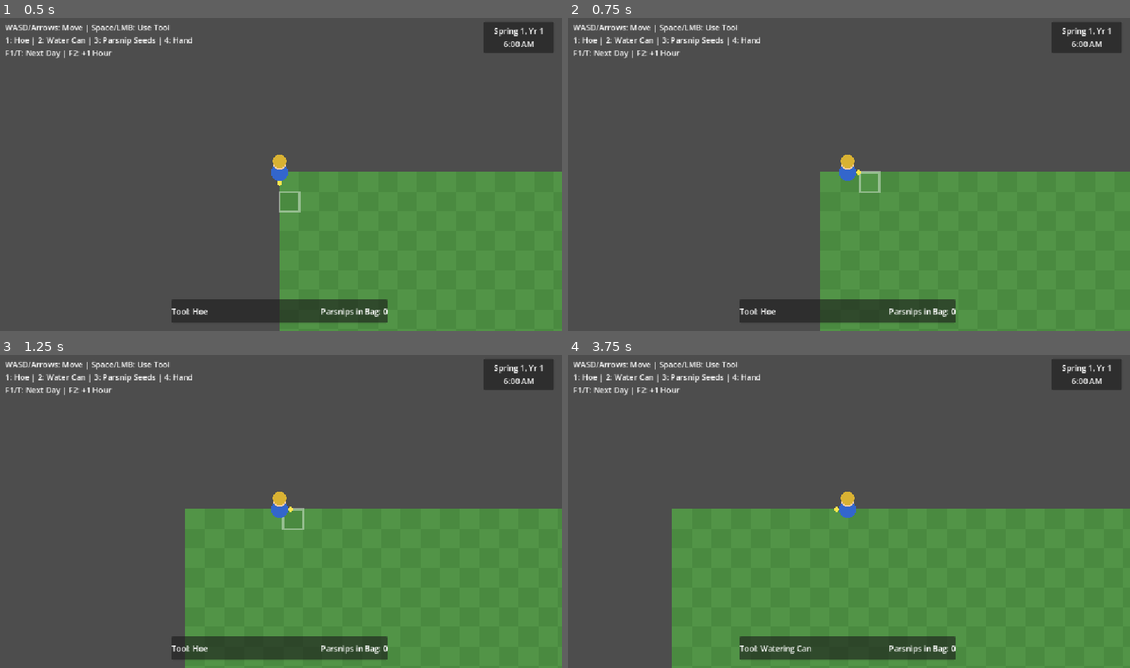
Above: before the commit, frames 1-4 (two rows, left to right).
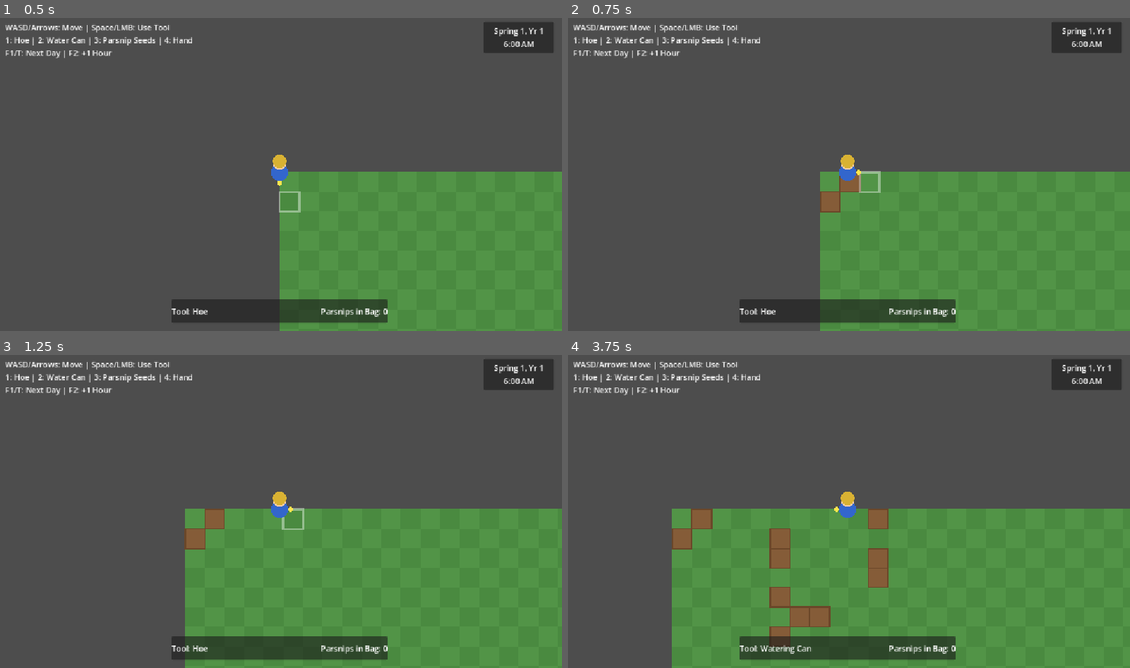
Above: after the commit, the same moments.

Repository: Hysm25/ReSDV
Game: Godot game, scene res://src/main.tscn
The game is run twice, just before and just after one commit, with the same random seed, the same clock (stepped at 60 frames per second) and the same inputs.
Inputs (mouse positions are in pixels of both pictures, inside the frame that each line leads up to):
- Up to frame 1 (0.5 s): no input
- Up to frame 2 (0.75 s): tap Enter (ui_accept) at 0.5 s; move the mouse to (972, 155) at 0.52 s; hold D from 0.53 s (still down); hold Enter (ui_accept) from 0.53 s (still down); tap Space at 0.6 s; click (972, 155) at 0.67 s
- Up to frame 3 (1.25 s): keep holding D; keep holding Enter (ui_accept)
- Up to frame 4 (3.75 s): move the mouse to (736, 524) at 1.27 s; release D at 1.28 s; release Enter (ui_accept) at 1.28 s; hold S 1.28-2.03 s; tap Enter (ui_accept) at 1.35, 1.52, 1.82, 3.02, 3.32 s; click (736, 524) at 1.42 s; tap Space at 1.55, 2.1, 3.05 s; move the mouse to (905, 439) at 2.02 s; hold D 2.03-2.78 s; hold Enter (ui_accept) 2.03-2.78 s; click (905, 439) at 2.17 s; move the mouse to (820, 574) at 2.77 s; hold W 2.78-3.53 s; tap 1 at 2.85 s; click (820, 574) at 2.92 s; move the mouse to (1017, 558) at 3.52 s; hold A from 3.53 s (still down); hold Enter (ui_accept) from 3.53 s (still down); tap 2 at 3.6 s; click (1017, 558) at 3.67 s

Frame 1 is identical in both runs. In frame 2, 0.4% of the frame differs, in the area x 44-53%, y 49-63%; in frame 3, 0.5%; in frame 4, 2.6%, in the area x 18-58%, y 49-94%.

Commit message:
feat(world): implement LocationManager, bidirectional warps, and state persistence

Diff:
--- a/src/core/event_bus.gd
+++ b/src/core/event_bus.gd
@@ -26,7 +26,7 @@
 signal player_energy_changed(new_energy: float, max_energy: float)
 signal player_health_changed(new_health: float, max_health: float)
 signal money_changed(new_amount: int, delta: int)
-signal location_changed(new_location_name: StringName)
+signal location_changed(from_map: StringName, to_map: StringName, target_cell: Vector2i)
 
 # Content Registry & Data Ingestion
 signal content_registered(category: StringName, id: StringName)
--- a/src/entities/player/player.gd
+++ b/src/entities/player/player.gd
@@ -16,6 +16,7 @@
 @export var farm_grid: FarmGrid = null
 @export var crop_manager: CropManager = null
 @export var map_loader: MapLoader = null
+@export var location_manager: LocationManager = null
 @export var default_spawn_cell: Vector2i = Vector2i(64, 15)
 
 var active_tool: ToolType = ToolType.HOE
@@ -27,7 +28,14 @@
 var harvest_bag: Dictionary[StringName, int] = {}
 
 func _ready() -> void:
-	if map_loader != null:
+	if location_manager != null:
+		location_manager.player = self
+		# If location_manager already initialized, align with it
+		var cur_loader: MapLoader = location_manager.get_current_map_loader()
+		if cur_loader != null:
+			map_loader = cur_loader
+			_apply_map_setup()
+	elif map_loader != null:
 		if map_loader.map_size != Vector2i.ZERO:
 			_apply_map_setup()
 		else:
@@ -37,19 +45,47 @@
 	queue_redraw()
 
 func _apply_map_setup() -> void:
-	if map_loader == null:
+	var active_loader: MapLoader = location_manager.get_current_map_loader() if location_manager != null else map_loader
+	if active_loader == null:
 		return
-	global_position = map_loader.cell_to_center_world(default_spawn_cell)
 	var cam: Camera2D = get_node_or_null("Camera2D") as Camera2D
-	if cam != null and map_loader.map_size != Vector2i.ZERO:
+	if cam == null:
+		for child: Node in get_children():
+			if child is Camera2D:
+				cam = child as Camera2D
+				break
+	if cam != null and active_loader.map_size != Vector2i.ZERO:
 		cam.limit_left = 0
 		cam.limit_top = 0
-		cam.limit_right = map_loader.map_size.x * map_loader.tile_size.x
-		cam.limit_bottom = map_loader.map_size.y * map_loader.tile_size.y
+		cam.limit_right = active_loader.map_size.x * active_loader.tile_size.x
+		cam.limit_bottom = active_loader.map_size.y * active_loader.tile_size.y
 
 func _physics_process(_delta: float) -> void:
 	_handle_movement()
 	_update_target_cell()
+	_check_warps()
+
+func _check_warps() -> void:
+	if location_manager == null:
+		return
+	var active_loader: MapLoader = location_manager.get_current_map_loader()
+	if active_loader == null:
+		return
+	var cur_cell: Vector2i = active_loader.world_to_cell(global_position)
+	var is_moving: bool = velocity.length_squared() > 1.0
+	location_manager.check_and_trigger_warp(cur_cell, facing_direction if is_moving else Vector2i.ZERO)
+
+func _update_target_cell() -> void:
+	var active_loader: MapLoader = location_manager.get_current_map_loader() if location_manager != null else map_loader
+	var current_cell: Vector2i = Vector2i.ZERO
+	if active_loader != null:
+		current_cell = active_loader.world_to_cell(global_position)
+	elif farm_grid != null:
+		current_cell = farm_grid.world_to_cell(global_position)
+
+	target_cell = current_cell + facing_direction
+	if farm_grid != null and farm_grid.visible:
+		farm_grid.set_highlight_cell(target_cell)
 
 func _unhandled_input(event: InputEvent) -> void:
 	# Tool selection via 1-4 keys
@@ -98,14 +134,6 @@
 
 	move_and_slide()
 
-func _update_target_cell() -> void:
-	if farm_grid == null:
-		return
-
-	var current_cell: Vector2i = farm_grid.world_to_cell(global_position)
-	target_cell = current_cell + facing_direction
-	farm_grid.set_highlight_cell(target_cell)
-
 func _set_tool(tool_type: ToolType) -> void:
 	active_tool = tool_type
 	var tool_name: String = get_active_tool_name()
@@ -126,7 +154,9 @@
 	return "None"
 
 func use_active_tool() -> bool:
-	if farm_grid == null:
+	if farm_grid == null or not farm_grid.visible:
+		return false
+	if location_manager != null and location_manager.current_location_id != &"Farm":
 		return false
 
 	var cell: Vector2i = target_cell
--- a/src/main.gd
+++ b/src/main.gd
@@ -2,7 +2,7 @@
 
 const GOGImporter = preload("res://src/importer/gog_importer.gd")
 
-@onready var map_loader: MapLoader = $MapLoader
+@onready var location_manager: LocationManager = $LocationManager
 @onready var farm_grid: FarmGrid = $FarmGrid
 @onready var crop_manager: CropManager = $CropManager
 @onready var player: Player = $Player
@@ -21,8 +21,8 @@
 	else:
 		print("[Main] Vanilla data detected and ready.")
 
-	if map_loader != null and map_loader.layers.is_empty():
-		map_loader.load_map()
+	if location_manager != null and location_manager.locations.is_empty():
+		location_manager.initialize_locations()
 
 	# Connect Player and HUD events
 	if player != null and hud != null:
--- a/src/main.tscn
+++ b/src/main.tscn
@@ -2,7 +2,7 @@
 
 [ext_resource type="Script" path="res://src/main.gd" id="1_main"]
 [ext_resource type="Script" path="res://src/systems/time/time_manager.gd" id="2_time_manager"]
-[ext_resource type="Script" path="res://src/systems/world/map_loader.gd" id="3_map_loader"]
+[ext_resource type="Script" path="res://src/systems/world/location_manager.gd" id="3_location_manager"]
 [ext_resource type="Script" path="res://src/systems/world/farm_grid.gd" id="4_farm_grid"]
 [ext_resource type="Script" path="res://src/systems/farming/crop_manager.gd" id="5_crop_manager"]
 [ext_resource type="PackedScene" path="res://src/entities/player/player.tscn" id="6_player"]
@@ -14,21 +14,23 @@
 [node name="TimeManager" type="Node" parent="."]
 script = ExtResource("2_time_manager")
 
-[node name="MapLoader" type="Node2D" parent="."]
-script = ExtResource("3_map_loader")
+[node name="LocationManager" type="Node2D" parent="." node_paths=PackedStringArray("player", "farm_grid", "crop_manager")]
+script = ExtResource("3_location_manager")
+player = NodePath("../Player")
+farm_grid = NodePath("../FarmGrid")
+crop_manager = NodePath("../CropManager")
 
-[node name="FarmGrid" type="Node2D" parent="." node_paths=PackedStringArray("map_loader")]
+[node name="FarmGrid" type="Node2D" parent="."]
 script = ExtResource("4_farm_grid")
-map_loader = NodePath("../MapLoader")
 
 [node name="CropManager" type="Node2D" parent="." node_paths=PackedStringArray("farm_grid")]
 script = ExtResource("5_crop_manager")
 farm_grid = NodePath("../FarmGrid")
 
-[node name="Player" parent="." node_paths=PackedStringArray("farm_grid", "crop_manager", "map_loader") instance=ExtResource("6_player")]
+[node name="Player" parent="." node_paths=PackedStringArray("farm_grid", "crop_manager", "location_manager") instance=ExtResource("6_player")]
 farm_grid = NodePath("../FarmGrid")
 crop_manager = NodePath("../CropManager")
-map_loader = NodePath("../MapLoader")
+location_manager = NodePath("../LocationManager")
 
 [node name="Camera2D" type="Camera2D" parent="Player"]
 zoom = Vector2(2.5, 2.5)
--- /dev/null
+++ b/src/systems/world/location_manager.gd
@@ -0,0 +1,219 @@
+class_name LocationManager
+extends Node2D
+
+## Manages game locations, active map rendering, physics collisions,
+## and seamless warp transitions between locations (e.g., Farm <-> FarmHouse).
+
+signal warp_started(from_map: StringName, to_map: StringName, target_cell: Vector2i)
+signal warp_completed(from_map: StringName, to_map: StringName, target_cell: Vector2i)
+
+const DEFAULT_MAP_PATHS: Dictionary[StringName, String] = {
+	&"Farm": "user://vanilla_data/Maps/Farm.json",
+	&"FarmHouse": "user://vanilla_data/Maps/FarmHouse.json",
+}
+
+@export var current_location_id: StringName = &"Farm"
+@export var player: Player = null
+@export var farm_grid: FarmGrid = null
+@export var crop_manager: CropManager = null
+@export var auto_initialize: bool = true
+
+var locations: Dictionary[StringName, MapLoader] = {}
+var _is_transitioning: bool = false
+var _cooldown_timer: float = 0.0
+
+func _ready() -> void:
+	if auto_initialize:
+		initialize_locations()
+
+func _process(delta: float) -> void:
+	if _cooldown_timer > 0.0:
+		_cooldown_timer -= delta
+		if _cooldown_timer < 0.0:
+			_cooldown_timer = 0.0
+
+func initialize_locations() -> void:
+	# Adopt any pre-existing MapLoader children
+	for child: Node in get_children():
+		if child is MapLoader:
+			var loc_key: StringName = StringName(child.map_id if not child.map_id.is_empty() else child.name)
+			locations[loc_key] = child
+
+	# Ensure default locations are loaded
+	for loc_key: StringName in DEFAULT_MAP_PATHS.keys():
+		_ensure_location_loaded(loc_key)
+
+	_setup_default_warps()
+	activate_location(current_location_id, Vector2i(-1, -1), false)
+
+func _ensure_location_loaded(loc_id: StringName) -> bool:
+	if locations.has(loc_id):
+		return true
+
+	# Check children by name
+	for child: Node in get_children():
+		if child is MapLoader and (child.name == String(loc_id) or child.map_id == String(loc_id)):
+			locations[loc_id] = child
+			return true
+
+	var map_path: String = DEFAULT_MAP_PATHS.get(loc_id, "")
+	if map_path.is_empty() or not FileAccess.file_exists(map_path):
+		push_warning("[LocationManager] Map file not found for location: %s (%s)" % [String(loc_id), map_path])
+		return false
+
+	var loader: MapLoader = MapLoader.new()
+	loader.name = String(loc_id)
+	loader.auto_load_on_ready = false
+	add_child(loader)
+
+	var ok: bool = loader.load_map(map_path)
+	if not ok:
+		push_error("[LocationManager] Failed to load map for location: %s" % String(loc_id))
+		loader.queue_free()
+		return false
+
+	locations[loc_id] = loader
+	return true
+
+func _setup_default_warps() -> void:
+	# 1. Farm -> FarmHouse doorway at (64, 14) landing inside at (3, 11)
+	var farm_loader: MapLoader = locations.get(&"Farm")
+	if farm_loader != null:
+		farm_loader.add_warp(Vector2i(64, 14), &"FarmHouse", Vector2i(3, 11))
+
+	# 2. FarmHouse -> Farm exit doorway at (3, 12) landing outside on porch at (64, 15)
+	var fh_loader: MapLoader = locations.get(&"FarmHouse")
+	if fh_loader != null:
+		if not fh_loader.has_warp(Vector2i(3, 12)):
+			fh_loader.add_warp(Vector2i(3, 12), &"Farm", Vector2i(64, 15))
+
+func activate_location(loc_id: StringName, target_cell: Vector2i = Vector2i(-1, -1), emit_signals: bool = true) -> bool:
+	if not locations.has(loc_id):
+		var loaded: bool = _ensure_location_loaded(loc_id)
+		if not loaded:
+			push_error("[LocationManager] Location '%s' cannot be activated (not loaded)." % String(loc_id))
+			return false
+
+	var from_map: StringName = current_location_id
+	current_location_id = loc_id
+
+	# 1. Update map visibility and physics collision
+	for name_key: StringName in locations.keys():
+		var loader: MapLoader = locations[name_key]
+		var is_active: bool = (name_key == loc_id)
+		loader.visible = is_active
+		if loader.collision_body != null:
+			loader.collision_body.process_mode = Node.PROCESS_MODE_INHERIT if is_active else Node.PROCESS_MODE_DISABLED
+
+	var active_loader: MapLoader = locations[loc_id]
+
+	# 2. Update FarmGrid & CropManager state visibility
+	var is_farm: bool = (loc_id == &"Farm")
+	if farm_grid != null:
+		farm_grid.visible = is_farm
+		farm_grid.process_mode = Node.PROCESS_MODE_INHERIT if is_farm else Node.PROCESS_MODE_DISABLED
+		if is_farm:
+			farm_grid.map_loader = active_loader
+			farm_grid._sync_with_map_loader()
+
+	if crop_manager != null:
+		crop_manager.visible = is_farm
+		crop_manager.process_mode = Node.PROCESS_MODE_INHERIT if is_farm else Node.PROCESS_MODE_DISABLED
+		if is_farm and farm_grid != null:
+			crop_manager.farm_grid = farm_grid
+
+	# 3. Position Player and update Camera2D limits
+	if player != null:
+		player.location_manager = self
+		player.map_loader = active_loader
+		if target_cell != Vector2i(-1, -1):
+			player.global_position = active_loader.cell_to_center_world(target_cell)
+		elif is_farm:
+			player.global_position = active_loader.cell_to_center_world(Vector2i(64, 15))
+		else:
+			player.global_position = active_loader.cell_to_center_world(Vector2i(active_loader.map_size.x / 2, active_loader.map_size.y / 2))
+
+		# Set intuitive initial facing direction
+		if loc_id == &"FarmHouse":
+			player.facing_direction = Vector2i.UP
+		elif loc_id == &"Farm" and target_cell == Vector2i(64, 15):
+			player.facing_direction = Vector2i.DOWN
+
+		player._apply_map_setup()
+
+	# 4. Debounce and notification
+	_is_transitioning = false
+
+	if emit_signals:
+		_cooldown_timer = 0.3
+		warp_completed.emit(from_map, loc_id, target_cell)
+		EventBus.location_changed.emit(from_map, loc_id, target_cell)
+		print("[LocationManager] Location changed: '%s' -> '%s' (Landing cell: %s)" % [from_map, loc_id, str(target_cell)])
+	else:
+		_cooldown_timer = 0.0
+
+	return true
+
+func warp_to(to_map: StringName, target_cell: Vector2i) -> bool:
+	if _is_transitioning or _cooldown_timer > 0.0:
+		return false
+
+	_is_transitioning = true
+	warp_started.emit(current_location_id, to_map, target_cell)
+	return activate_location(to_map, target_cell, true)
+
+func check_and_trigger_warp(cell: Vector2i, facing: Vector2i = Vector2i.ZERO) -> bool:
+	if _is_transitioning or _cooldown_timer > 0.0:
+		return false
+
+	var cur_loader: MapLoader = get_current_map_loader()
+	if cur_loader == null:
+		return false
+
+	var warp_info: Dictionary = cur_loader.get_warp(cell)
+
+	# Special cases for doorway tiles
+	if warp_info.is_empty():
+		if current_location_id == &"FarmHouse" and cell == Vector2i(3, 11) and facing == Vector2i.DOWN:
+			warp_info = cur_loader.get_warp(Vector2i(3, 12))
+		elif facing != Vector2i.ZERO and cur_loader.has_warp(cell + facing):
+			warp_info = cur_loader.get_warp(cell + facing)
+
+	if warp_info.is_empty():
+		return false
+
+	var target_map_str: String = String(warp_info.get("target_map", ""))
+	if target_map_str.is_empty():
+		return false
+
+	var target_map: StringName = StringName(target_map_str)
+	var target_coords: Vector2i = warp_info.get("target_coords", Vector2i(-1, -1))
+
+	return warp_to(target_map, target_coords)
+
+func get_current_map_loader() -> MapLoader:
+	return locations.get(current_location_id)
+
+func get_map_loader(loc_id: StringName) -> MapLoader:
+	return locations.get(loc_id)
+
+func is_current_location(loc_id: StringName) -> bool:
+	return current_location_id == loc_id
+
+func world_to_cell(world_pos: Vector2) -> Vector2i:
+	var loader: MapLoader = get_current_map_loader()
+	if loader != null:
+		return loader.world_to_cell(world_pos)
+	return Vector2i(int(floor(world_pos.x / 16.0)), int(floor(world_pos.y / 16.0)))
+
+func cell_to_world(cell: Vector2i) -> Vector2:
+	var loader: MapLoader = get_current_map_loader()
+	if loader != null:
+		return loader.cell_to_world(cell)
+	return Vector2(cell.x * 16.0, cell.y * 16.0)
+
+func cell_to_center_world(cell: Vector2i) -> Vector2:
+	var loader: MapLoader = get_current_map_loader()
+	if loader != null:
+		return loader.cell_to_center_world(cell)
+	return Vector2(cell.x * 16.0 + 8.0, cell.y * 16.0 + 8.0)
--- a/src/systems/world/map_loader.gd
+++ b/src/systems/world/map_loader.gd
@@ -281,6 +281,15 @@
 		return false
 	return not impassable_cells.has(cell)
 
+func add_warp(cell: Vector2i, target_map: StringName, target_coords: Vector2i) -> void:
+	warps[cell] = {
+		"target_map": target_map,
+		"target_coords": target_coords
+	}
+
+func has_warp(cell: Vector2i) -> bool:
+	return warps.has(cell)
+
 func get_warp(cell: Vector2i) -> Dictionary:
 	return warps.get(cell, {})
 
--- /dev/null
+++ b/tests/test_warps.gd
@@ -0,0 +1,149 @@
+extends Node
+
+## Automated test suite verifying LocationManager, bidirectional warping (Farm <-> FarmHouse),
+## camera boundary adjustments, collision switching, and crop state persistence.
+
+var signal_received: bool = false
+var last_from: StringName = &""
+var last_to: StringName = &""
+var last_cell: Vector2i = Vector2i(-1, -1)
+
+func _ready() -> void:
+	print("=======================================================")
+	print("--- Running Location & Warp Transition Verification ---")
+	print("=======================================================")
+
+	EventBus.location_changed.connect(_on_location_changed)
+
+	# 1. Setup systems
+	var time_manager: TimeManager = TimeManager.new()
+	add_child(time_manager)
+
+	var farm_grid: FarmGrid = FarmGrid.new()
+	add_child(farm_grid)
+
+	var crop_manager: CropManager = CropManager.new()
+	crop_manager.farm_grid = farm_grid
+	add_child(crop_manager)
+
+	var player: Player = Player.new()
+	player.farm_grid = farm_grid
+	player.crop_manager = crop_manager
+	var camera: Camera2D = Camera2D.new()
+	camera.name = "Camera2D"
+	player.add_child(camera)
+	add_child(player)
+
+	var loc_mgr: LocationManager = LocationManager.new()
+	loc_mgr.auto_initialize = false
+	loc_mgr.farm_grid = farm_grid
+	loc_mgr.crop_manager = crop_manager
+	loc_mgr.player = player
+	add_child(loc_mgr)
+
+	loc_mgr.initialize_locations()
+
+	# [Step 1] Initial State on Farm
+	print("[Step 1] Verifying initial Farm state...")
+	assert(loc_mgr.current_location_id == &"Farm", "Initial location must be Farm")
+	assert(farm_grid.visible, "FarmGrid must be visible on Farm")
+	assert(farm_grid.process_mode == Node.PROCESS_MODE_INHERIT, "FarmGrid must be active on Farm")
+	assert(crop_manager.visible, "CropManager must be visible on Farm")
+	assert(crop_manager.process_mode == Node.PROCESS_MODE_INHERIT, "CropManager must be active on Farm")
+	assert(player.global_position == loc_mgr.get_current_map_loader().cell_to_center_world(Vector2i(64, 15)), "Player should spawn at porch (64, 15)")
+	assert(camera.limit_right == 1280 and camera.limit_bottom == 1040, "Camera limits should match Farm (1280x1040)")
+	print("[Step 1] Initial Farm state verified.")
+
+	# [Step 2] Plant crop on Farm before entering FarmHouse
+	print("[Step 2] Planting crop on Farm...")
+	var test_dirt: Vector2i = Vector2i(64, 18)
+	assert(farm_grid.till_soil(test_dirt), "Tilling soil at (64, 18) must succeed")
+	assert(crop_manager.plant_seed(test_dirt, &"472"), "Planting Parsnip at (64, 18) must succeed")
+	var crop: CropManager.PlantedCrop = crop_manager.get_crop(test_dirt)
+	assert(crop != null and crop.current_phase == 0, "Crop should be at phase 0")
+	crop.is_watered_today = true
+	print("[Step 2] Crop planted and watered at %s." % str(test_dirt))
+
+	# [Step 3] Warp to FarmHouse via doorway (64, 14)
+	print("[Step 3] Warping Farm -> FarmHouse...")
+	signal_received = false
+	loc_mgr._cooldown_timer = 0.0
+	var warped_in: bool = loc_mgr.check_and_trigger_warp(Vector2i(64, 14))
+	assert(warped_in, "Warping via door (64, 14) must succeed")
+	assert(signal_received, "EventBus.location_changed signal must be emitted")
+	assert(last_from == &"Farm" and last_to == &"FarmHouse", "Signal maps mismatch")
+	assert(last_cell == Vector2i(3, 11), "Landing cell should be (3, 11)")
+
+	# Verify FarmHouse state
+	assert(loc_mgr.current_location_id == &"FarmHouse", "Current location must be FarmHouse")
+	assert(not farm_grid.visible, "FarmGrid must be hidden inside FarmHouse")
+	assert(farm_grid.process_mode == Node.PROCESS_MODE_DISABLED, "FarmGrid must be disabled inside FarmHouse")
+	assert(not crop_manager.visible, "CropManager must be hidden inside FarmHouse")
+	assert(crop_manager.process_mode == Node.PROCESS_MODE_DISABLED, "CropManager must be disabled inside FarmHouse")
+	assert(camera.limit_right == 192 and camera.limit_bottom == 192, "Camera limits should match FarmHouse (192x192)")
+	assert(loc_mgr.get_map_loader(&"FarmHouse").collision_body.process_mode == Node.PROCESS_MODE_INHERIT, "FarmHouse collision must be active")
+	assert(loc_mgr.get_map_loader(&"Farm").collision_body.process_mode == Node.PROCESS_MODE_DISABLED, "Farm collision must be disabled")
+
+	# Farming inside FarmHouse must be rejected
+	player.target_cell = Vector2i(3, 10)
+	player.active_tool = Player.ToolType.HOE
+	assert(not player.use_active_tool(), "Farming inside FarmHouse must be disallowed")
+	print("[Step 3] FarmHouse entry, camera clamping, collision mode, and tool suppression verified.")
+
+	# [Step 4] Time progression while sleeping inside FarmHouse
+	print("[Step 4] Simulating overnight day progression inside FarmHouse...")
+	time_manager.advance_day()
+	# Verify crop outside preserved its state and grew!
+	assert(crop.current_phase == 1, "Crop on Farm must have grown to phase 1 overnight")
+	print("[Step 4] Overnight crop growth and state persistence verified.")
+
+	# [Step 5] Warp back to Farm via doorway exit (3, 12)
+	print("[Step 5] Warping FarmHouse -> Farm...")
+	signal_received = false
+	# Clear cooldown timer for test execution
+	loc_mgr._cooldown_timer = 0.0
+	var warped_out: bool = loc_mgr.check_and_trigger_warp(Vector2i(3, 12))
+	assert(warped_out, "Warping via exit (3, 12) must succeed")
+	assert(signal_received, "EventBus.location_changed signal must be emitted")
+	assert(last_from == &"FarmHouse" and last_to == &"Farm", "Signal maps mismatch")
+	assert(last_cell == Vector2i(64, 15), "Landing cell should be (64, 15)")
+
+	# Verify Farm restored state
+	assert(loc_mgr.current_location_id == &"Farm", "Current location must be Farm")
+	assert(farm_grid.visible, "FarmGrid must be visible on Farm")
+	assert(farm_grid.process_mode == Node.PROCESS_MODE_INHERIT, "FarmGrid must be active on Farm")
+	assert(crop_manager.visible, "CropManager must be visible on Farm")
+	assert(crop_manager.process_mode == Node.PROCESS_MODE_INHERIT, "CropManager must be active on Farm")
+	assert(camera.limit_right == 1280 and camera.limit_bottom == 1040, "Camera limits restored to Farm (1280x1040)")
+	assert(loc_mgr.get_map_loader(&"Farm").collision_body.process_mode == Node.PROCESS_MODE_INHERIT, "Farm collision must be restored")
+	assert(loc_mgr.get_map_loader(&"FarmHouse").collision_body.process_mode == Node.PROCESS_MODE_DISABLED, "FarmHouse collision must be disabled")
+
+	# Check the crop at (64, 18) is intact and mature-able
+	assert(crop_manager.has_crop(test_dirt), "Crop must still exist at (64, 18)")
+	assert(crop.current_phase == 1, "Crop phase must be 1")
+
+	# Advance 3 more days with watering to reach maturity
+	for _i in range(3):
+		crop.is_watered_today = true
+		time_manager.advance_day()
+
+	assert(crop.is_mature(), "Crop must now be mature (phase 4)")
+
+	# Harvest on Farm
+	player.target_cell = test_dirt
+	player.active_tool = Player.ToolType.HAND
+	var harvested: bool = player.use_active_tool()
+	assert(harvested, "Harvesting mature crop on Farm must succeed")
+	assert(player.harvest_bag.get(&"vanilla:24", 0) == 1, "Player must have 1 Parsnip")
+	print("[Step 5] Return to Farm, camera expansion, and crop harvest verified.")
+
+	print("=======================================================")
+	print("--- ALL LOCATION & WARP TESTS PASSED SUCCESSFULLY! ---")
+	print("=======================================================")
+	get_tree().quit(0)
+
+func _on_location_changed(from_map: StringName, to_map: StringName, target_cell: Vector2i) -> void:
+	signal_received = true
+	last_from = from_map
+	last_to = to_map
+	last_cell = target_cell
--- /dev/null
+++ b/tests/test_warps.tscn
@@ -0,0 +1,6 @@
+[gd_scene load_steps=2 format=3 uid="uid://testwarps00001"]
+
+[ext_resource type="Script" path="res://tests/test_warps.gd" id="1_test_warps"]
+
+[node name="TestWarps" type="Node"]
+script = ExtResource("1_test_warps")
Not shown, added: src/systems/world/location_manager.gd.uid
Not shown, added: tests/test_warps.gd.uid
Not shown, changed: docs/MEMORY.md
Not shown, changed: docs/STATUS.md
